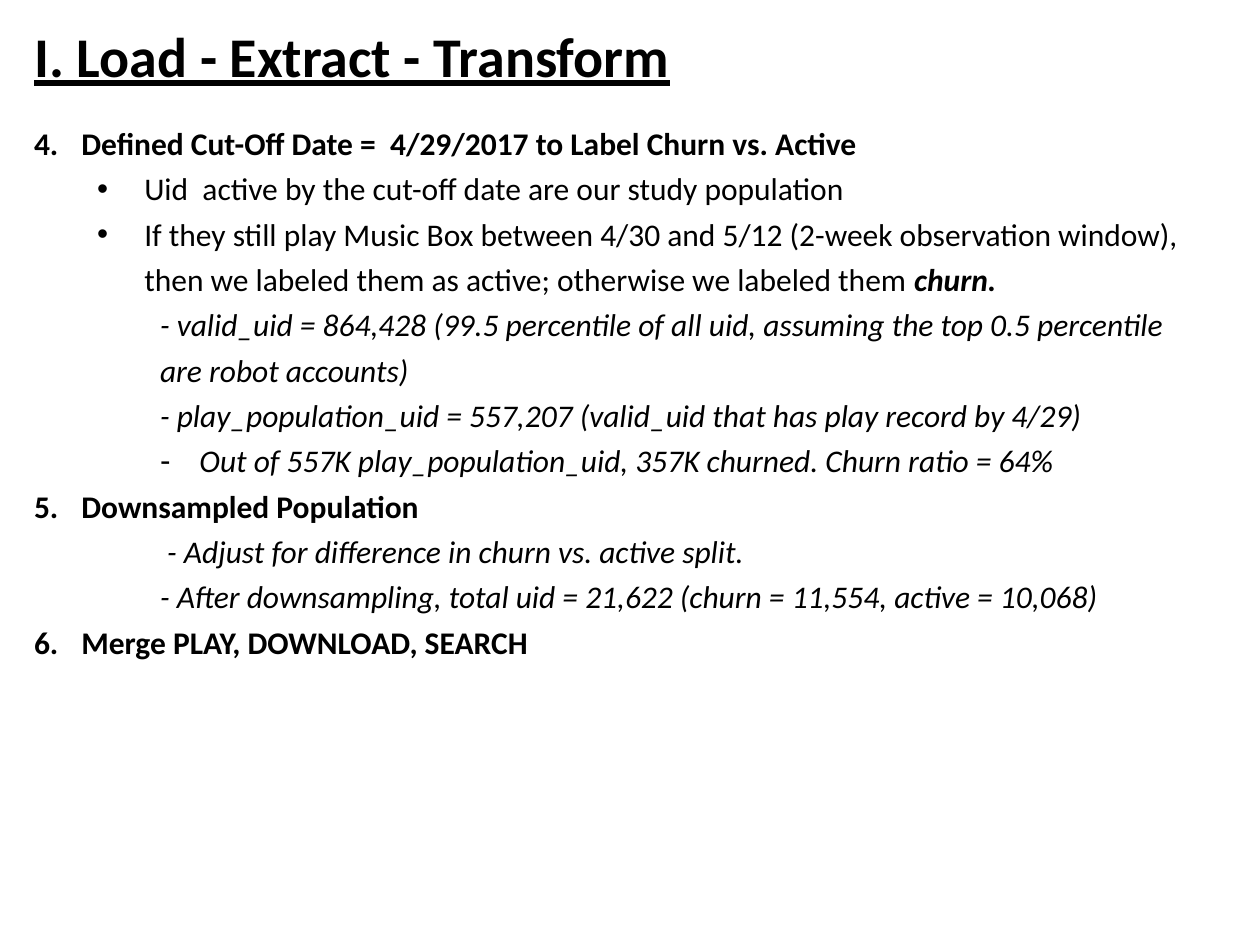
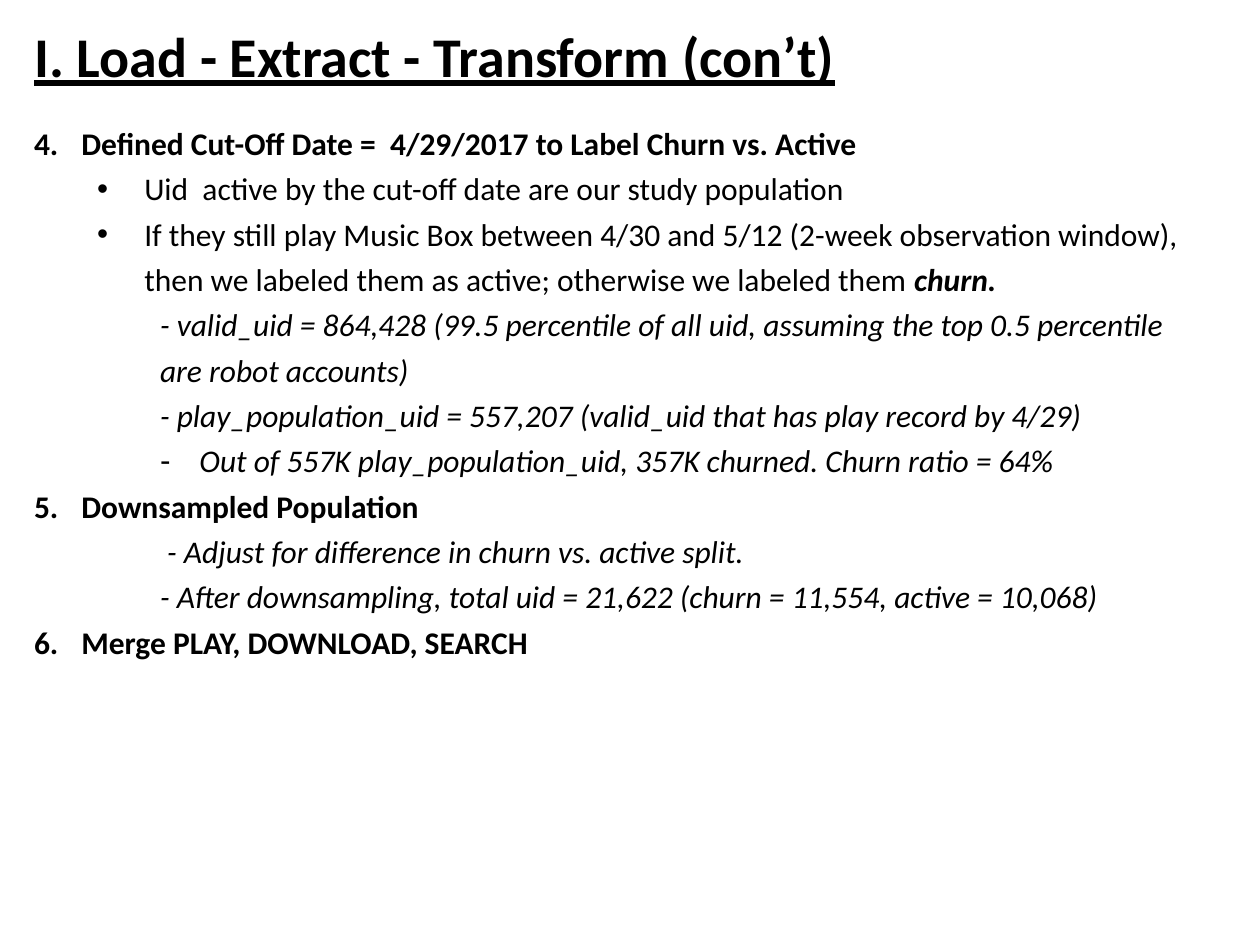
Before and after one commit to ZiweiDuan/MusicBox, a slide deck: slide 3 of Notes/Presentation_Ziwei .pptx. Drawn at 1260x945 pixels with LibreOffice and Linux fonts; fonts in the diff are those of the drawing. Boxes give left, top, right and bottom in pixels: in the first picture for what was removed or moved away, otherwise in the second. Text is boxed around its words. In the diff, an @@ line names an element or a change of style, - is before the commit and + after.

```diff
--- a/Notes/Presentation_Ziwei .pptx
+++ b/Notes/Presentation_Ziwei .pptx
@@ title at [34,35,834,86]: text changed @@
-I. Load - Extract - Transform
+I. Load - Extract - Transform (con’t)
```
Also in this commit, not shown: 3 other slides changed, 1 slide added.
